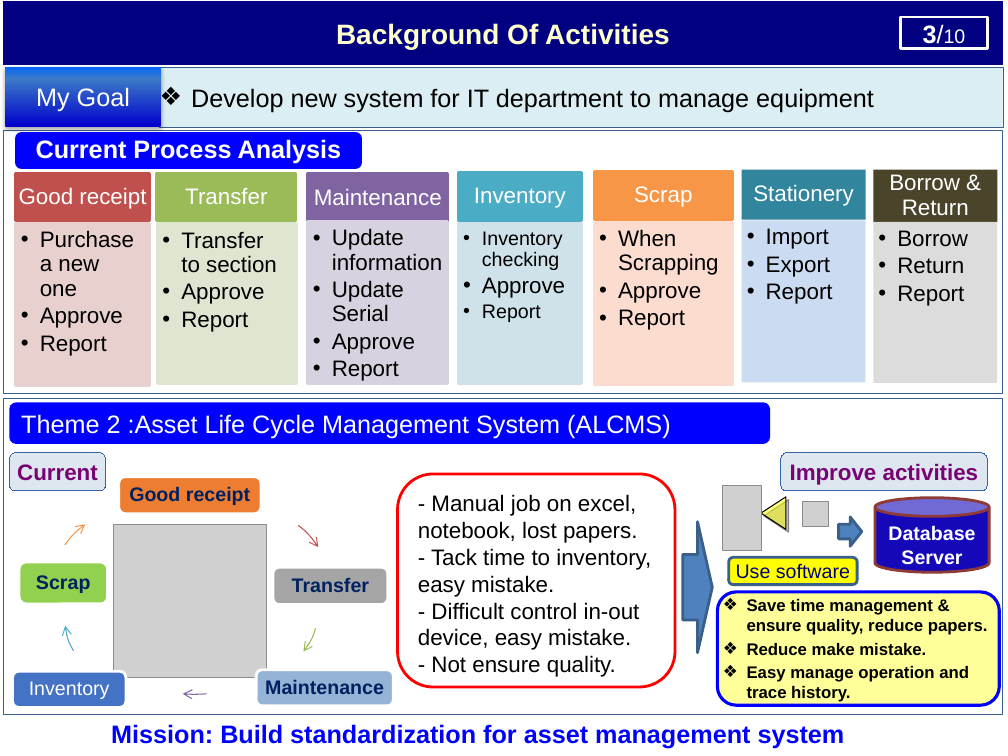
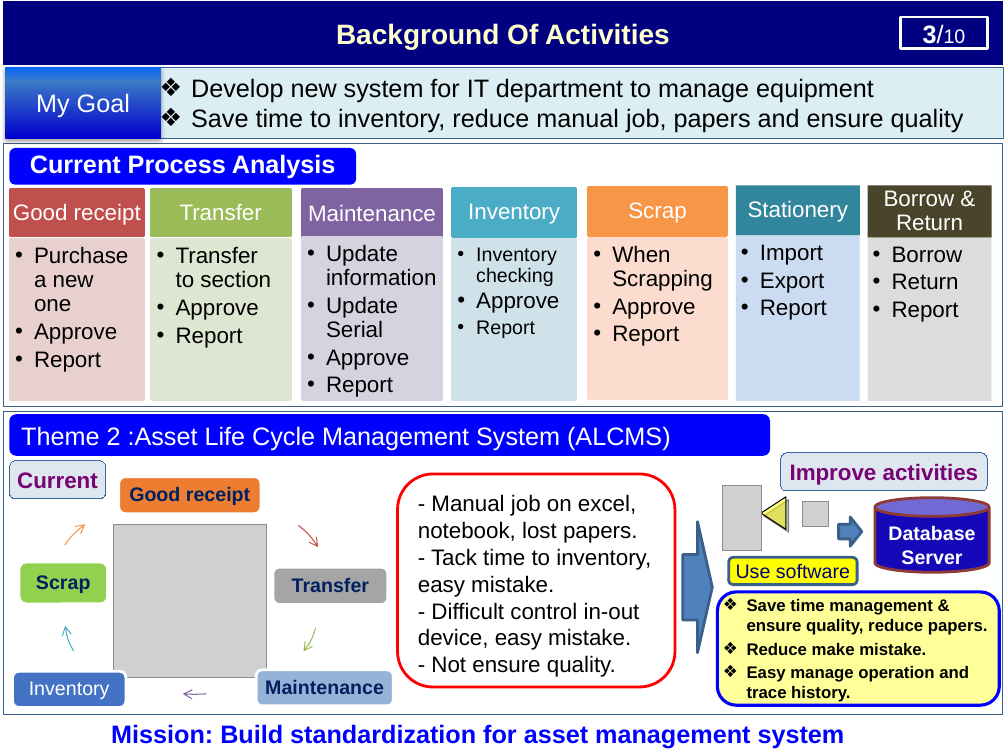
Before and after one commit to thietbicongnghevietnam/ReportPSNV, a slide deck: slide 4 of Report_test.pptx. Drawn at 1008x756 pixels with LibreOffice and Linux fonts; fonts in the diff are those of the drawing; grey boxes stand for pictures. Boxes give left, top, right and bottom in pixels: in the first picture for what was removed or moved away, otherwise in the second. Text is boxed around its words. In the diff, an @@ line names an element or a change of style, - is before the commit and + after.

Commit message:
29012024a

```diff
--- a/Report_test.pptx
+++ b/Report_test.pptx
@@ rectangle "My Goal": place and size @@
-rectangle "My Goal" at [5,67,160,127]
+rectangle "My Goal" at [5,67,160,139]
@@ rectangle "Develop new system for IT ...": place and size @@
-rectangle "Develop new system for IT ..." at [159,68,1002,127]
+rectangle "Develop new system for IT ..." at [159,68,1002,139]
@@ text in rectangle at [191,108,964,133]: paragraph added @@
+❖ Save time to inventory, reduce manual job, papers and ensure quality
@@ rectangle: place and size @@
-rectangle at [3,130,1002,393]
+rectangle at [3,143,1002,406]
@@ 14 freeform shapes, 1 rounded rectangle: place and size @@
-14 freeform shapes, 1 rounded rectangle at [15,132,997,385]
+14 freeform shapes, 1 rounded rectangle at [9,148,992,401]
@@ rectangle: place and size @@
-rectangle at [3,398,1002,714]
+rectangle at [3,411,1002,714]
@@ rounded rectangle "Theme 2 :Asset Life Cycle ...": place and size @@
-rounded rectangle "Theme 2 :Asset Life Cycle ..." at [9,402,770,444]
+rounded rectangle "Theme 2 :Asset Life Cycle ..." at [9,414,770,456]
@@ text removed at [890,393,950,394] @@
-Analysis
@@ rounded rectangle "Current": place and size @@
-rounded rectangle "Current" at [9,453,106,491]
+rounded rectangle "Current" at [9,461,106,499]
```
Also in this commit, not shown: 5 other slides changed.
